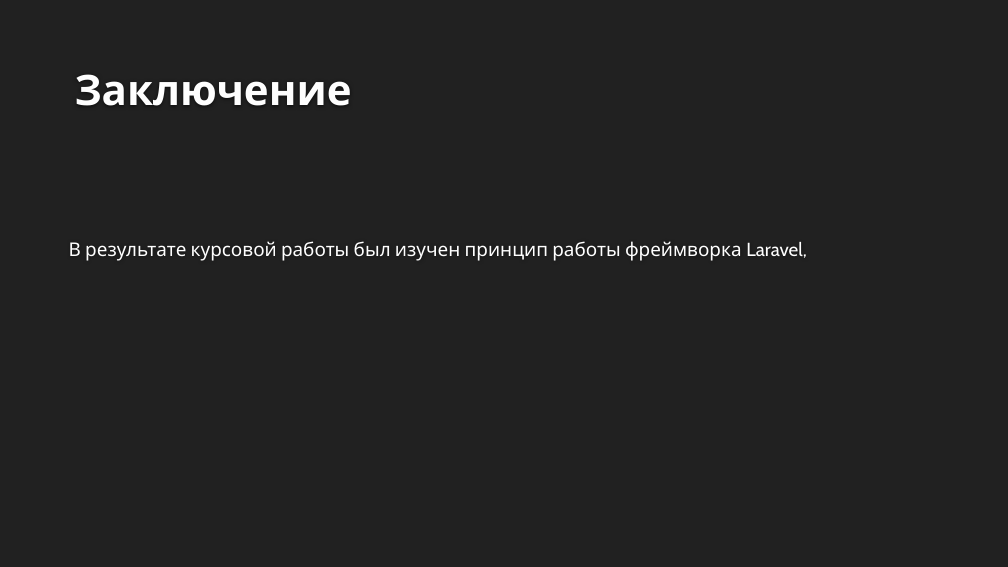
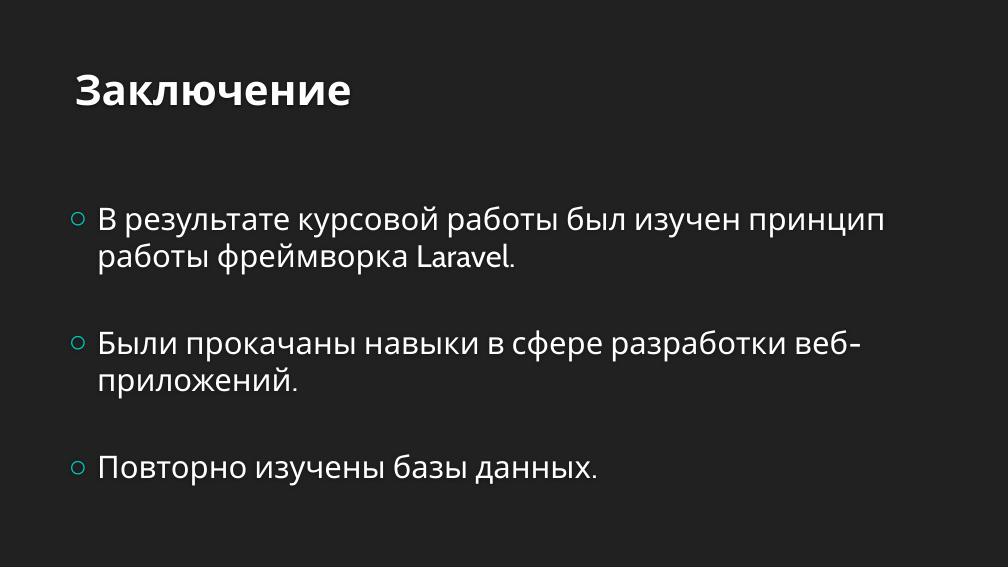
Before and after one commit to snowy-taf/SushiSpot, a slide deck: slide 11 of Презентация SushiSpot.pptx. Drawn at 1008x567 pixels with LibreOffice and Linux fonts; fonts in the diff are those of the drawing; background and template pictures are left out. Boxes give left, top, right and bottom in pixels: in the first picture for what was removed or moved away, otherwise in the second. Text is boxed around its words. In the diff, an @@ line names an element or a change of style, - is before the commit and + after.

Commit message:
Beta 4.0

```diff
--- a/Презентация SushiSpot.pptx
+++ b/Презентация SushiSpot.pptx
@@ text at (97,206,885,486): text changed; size 18 to 29.6 pt @@
-В результате курсовой работы был изучен принцип работы фреймворка Laravel,
+○ В результате курсовой работы был изучен принцип работы фреймворка Laravel.
+○ Были прокачаны навыки в сфере разработки веб-приложений.
+○ Повторно изучены базы данных.
```
